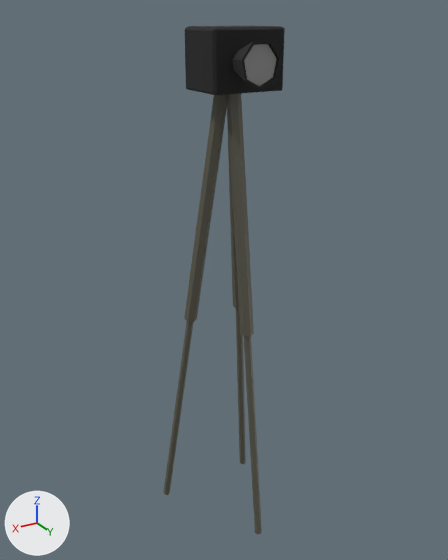
An edit to the OBJ model models/camera/camera.obj, drawn before and after from the same camera.
Both versions are drawn from a 50 mm lens placed at (0.992, 1.618, 1.736), pointed at (0.019, -0.005, 0.924). Lighting does not change. The marker at lower left points along +X, +Y and +Z. Where no turn or scale is listed for an object, it has been applied to the vertices.
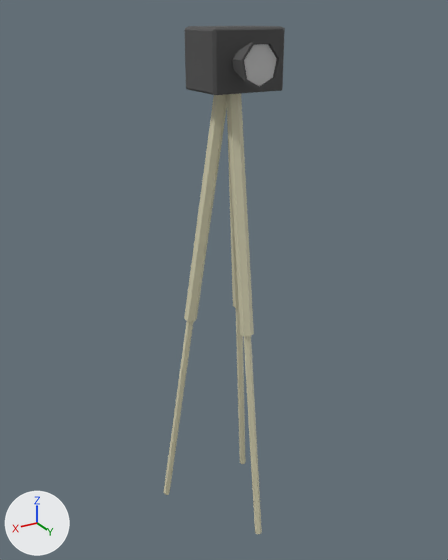
Pixel boxes [x1, y1, x2, y2] of what changed, in the pictures (448 x 560 px):
'Cube', recoloured: [164, 26, 285, 534] in both

The change, as a list of edits to the scene's bpy script:
```text
Change mat_camera:
    mat_camera.base_color: (0.0161, 0.0161, 0.0161) -> (0.0869, 0.0869, 0.0869)  # black #222222 -> dark grey #535353
Change mat_objectif:
    mat_objectif.base_color: (0.275, 0.275, 0.275) -> (0.572, 0.572, 0.572)  # grey #8f8f8f -> light grey #c7c7c7
Change mat_trepied:
    mat_trepied.base_color: (0.0991, 0.0949, 0.068) -> (0.663, 0.634, 0.44)  # dark yellow #59574a -> beige #d5d0b1
```
